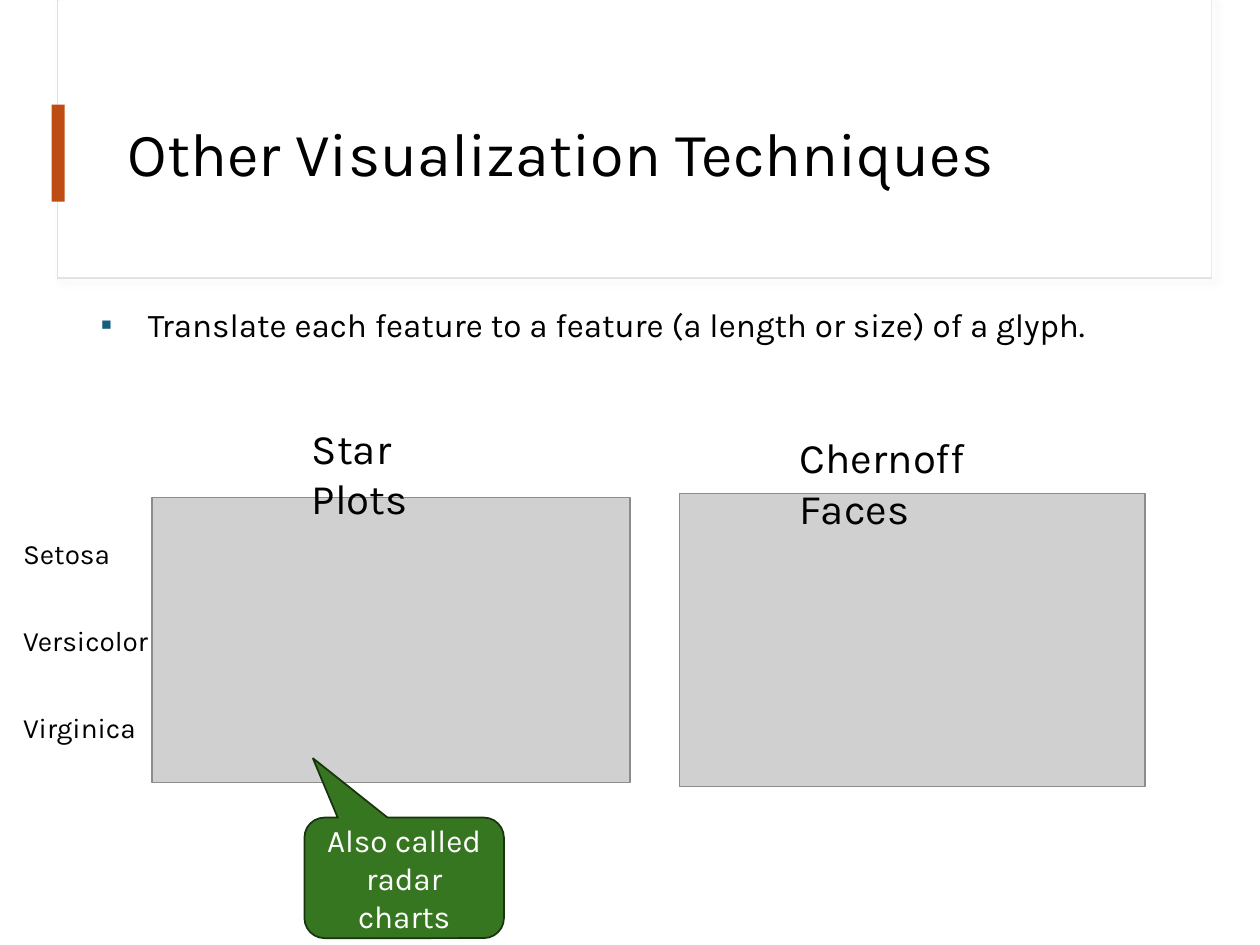
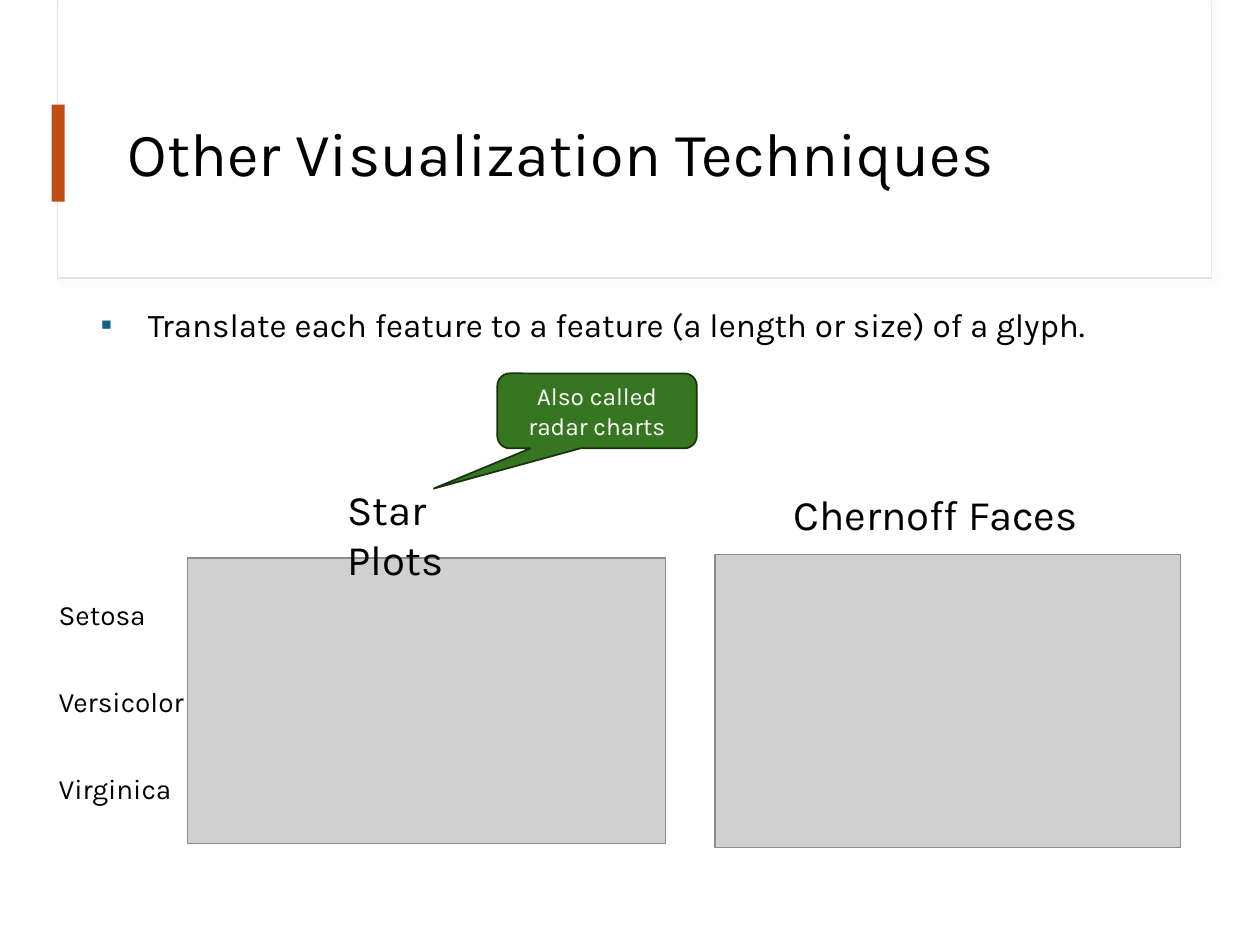
Before and after one commit to mhahsler/Introduction_to_Data_Mining_R_Examples, a slide deck: slide 34 of slides/chap2_exploration.pptx. Drawn at 1260x945 pixels with LibreOffice and Linux fonts; fonts in the diff are those of the drawing; grey boxes stand for pictures. Boxes give left, top, right and bottom in pixels: in the first picture for what was removed or moved away, otherwise in the second. Text is boxed around its words. In the diff, an @@ line names an element or a change of style, - is before the commit and + after.

```diff
--- a/slides/chap2_exploration.pptx
+++ b/slides/chap2_exploration.pptx
@@ rounded speech box "Also called radar charts": place and size @@
-rounded speech box "Also called radar charts" at [305,818,504,939]
+rounded speech box "Also called radar charts" at [498,373,697,447]
@@ rounded speech box "Also called radar charts" at [498,373,697,447]: size 18 to 14 pt; proportions changed @@
@@ 2 pictures, 2 texts: place and size @@
-2 pictures, 2 texts at [23,437,1144,786]
+2 pictures, 2 texts at [59,498,1181,847]
@@ text "Chernoff Faces" rewrapped from [800,444,965,525] to [793,501,1077,531] @@
```
Also in this commit, not shown: 1 other slide changed, 1 other file.
